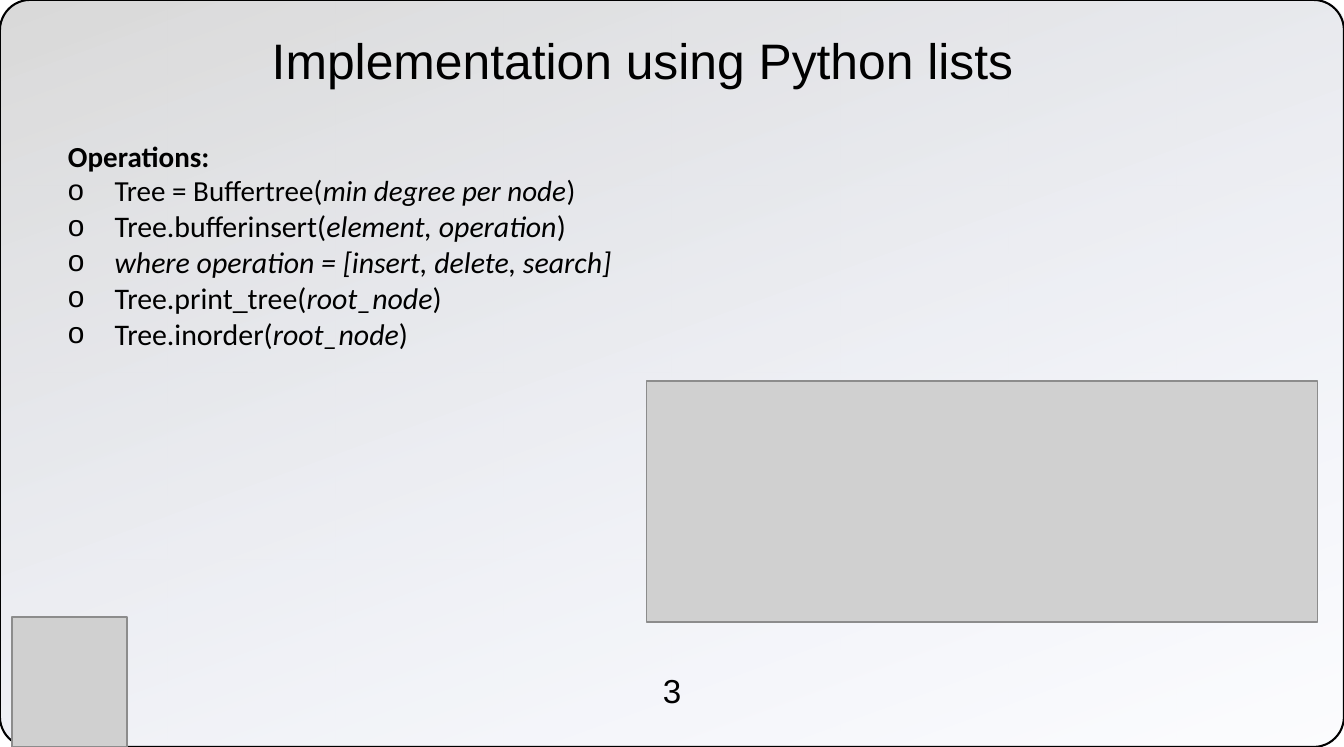
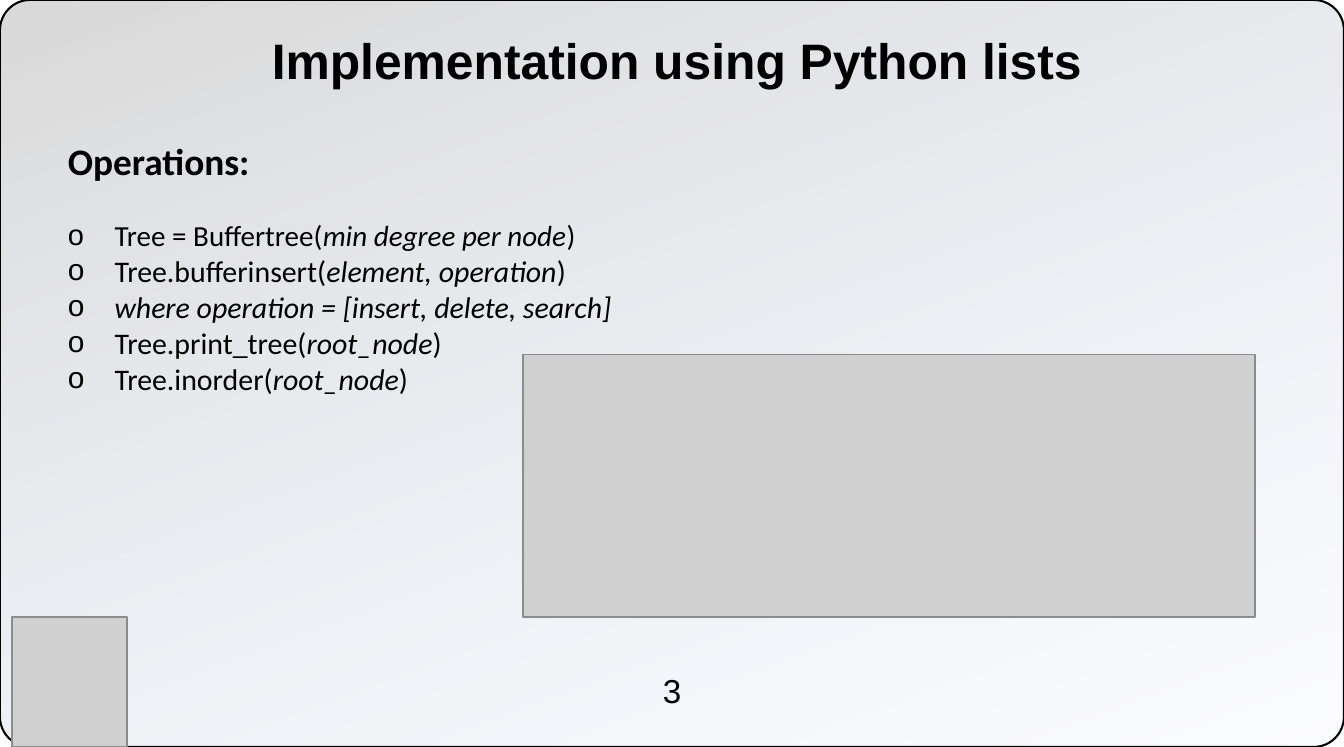
Before and after one commit to m-sabihul-hasan/cs201-s20-final-project-lightning-panthers, a slide deck: slide 3 of Buffer Tree - Poster Presentation.pptx. Drawn at 1344x747 pixels with LibreOffice and Linux fonts; fonts in the diff are those of the drawing; grey boxes stand for pictures; background and template pictures are left out. Boxes give left, top, right and bottom in pixels: in the first picture for what was removed or moved away, otherwise in the second. Text is boxed around its words. In the diff, an @@ line names an element or a change of style, - is before the commit and + after.

```diff
--- a/Buffer Tree - Poster Presentation.pptx
+++ b/Buffer Tree - Poster Presentation.pptx
@@ text "Implementation using Python lists" at [272, 43, 1082, 90]: bold on @@
@@ text at [68, 148, 250, 181]: size 14 to 18 pt in "Operations:" @@
@@ picture: place and size @@
-picture at [647, 381, 1319, 621]
+picture at [523, 354, 1254, 617]
```
Also in this commit, not shown: 2 other slides changed.
